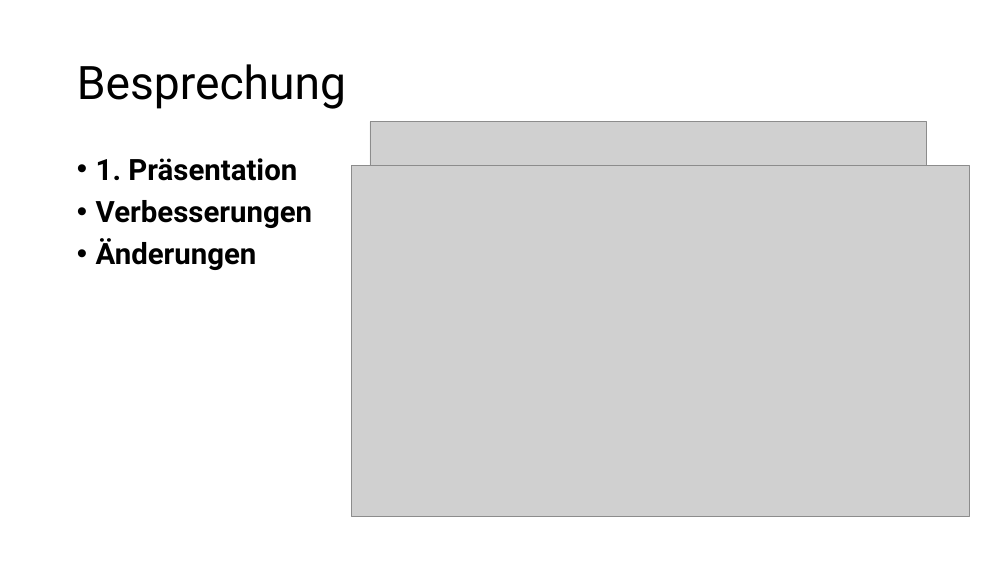
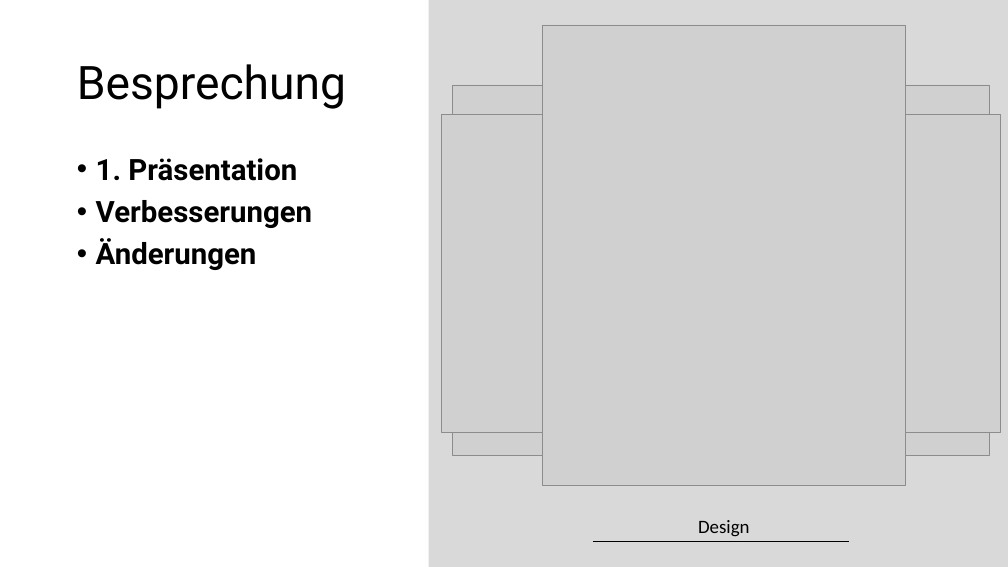
Before and after one commit to CoffeeCodeSwitzerland/WISSDashboard, a slide deck: slide 6 of Präsentation/Präsentation_Projektabschluss.pptx. Drawn at 1008x567 pixels with LibreOffice and Linux fonts; fonts in the diff are those of the drawing; grey boxes stand for pictures; background and template pictures are left out. Boxes give left, top, right and bottom in pixels: in the first picture for what was removed or moved away, otherwise in the second. Text is boxed around its words. In the diff, an @@ line names an element or a change of style, - is before the commit and + after.

```diff
--- a/Präsentation/Präsentation_Projektabschluss.pptx
+++ b/Präsentation/Präsentation_Projektabschluss.pptx
@@ rectangle added at bbox=[429, 0, 1008, 567], fill #D9D9D9 @@
@@ picture added at bbox=[543, 25, 906, 486] @@
@@ picture: place and size @@
-picture at bbox=[370, 122, 926, 505]
+picture at bbox=[453, 85, 991, 455]
@@ picture: place and size @@
-picture at bbox=[352, 166, 969, 517]
+picture at bbox=[442, 114, 1001, 433]
@@ text added at bbox=[698, 520, 750, 537], 18 pt, text #000000 @@
+Design
@@ line added from (593, 542) to (849, 542), #000000 0.5 pt @@
```
Also in this commit, not shown: 1 other slide changed, 1 other file.
